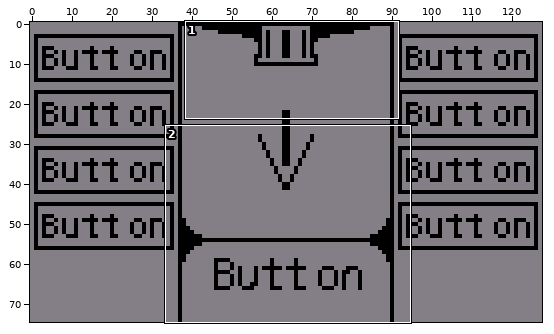
Pixel-art file, stored at Sprites/WindowLayout.aseprite. Above, an overview of the earlier version with the close-up marked.
Close-up. Before:
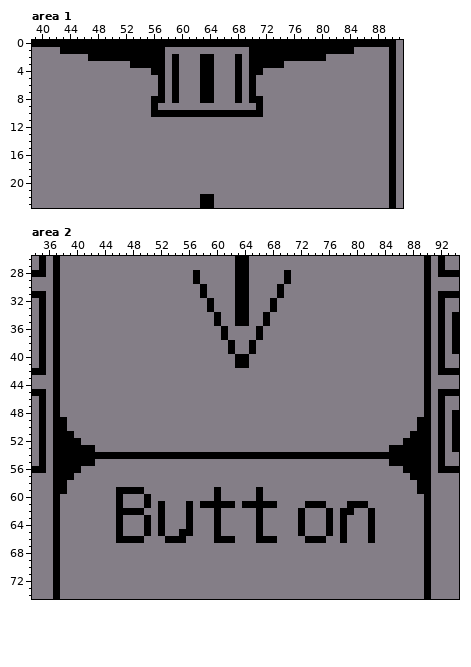
128x75 pixels, 1 frame. Shown: area 1: x 39..91, y 0..23; area 2: x 34..94, y 26..74.
The result:
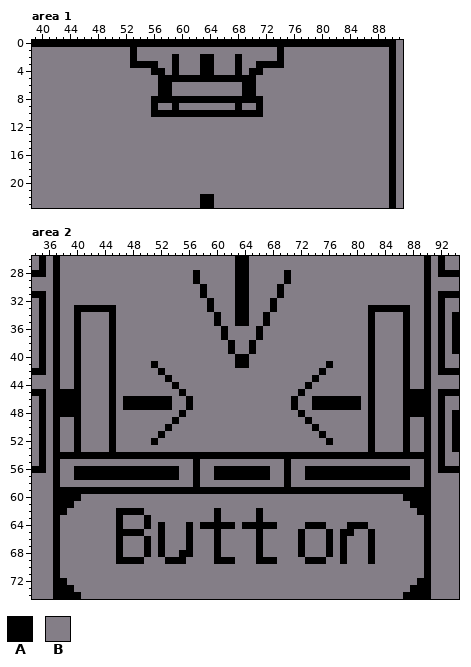
Palette (. is transparent): A #000000  B #847e87
Difference:
Changed rows in their new state; - is an unchanged pixel.
Area 1:
first column x 43:
 1 BBBBBBBBBB-BBBB------------BBBB-BBBBBBBBBB
 2 ----BBBBBB-BBBB------------BBBB-BBBBBB----
 3 --------------B------------B--------------
 5 ---------------A-AAA--AAA-A---------------
 6 ---------------AB---BB---BA---------------
 7 ---------------AB---BB---BA---------------
 8 ---------------A-AAA--AAA-A---------------
 9 ----------------A--------A----------------
Area 2:
first column x 38:
33 --AAAAAA------------------------------------AAAAAA--
34 --A----A------------------------------------A----A--
35 --A----A------------------------------------A----A--
36 --A----A------------------------------------A----A--
37 --A----A------------------------------------A----A--
38 --A----A------------------------------------A----A--
39 --A----A------------------------------------A----A--
40 --A----A------------------------------------A----A--
41 --A----A-----A------------------------A-----A----A--
42 --A----A------A----------------------A------A----A--
43 --A----A-------A--------------------A-------A----A--
44 --A----A--------A------------------A--------A----A--
45 AAA----A---------A----------------A---------A----AAA
46 AAA----A-AAAAAAA--A--------------A--AAAAAAA-A----AAA
47 AAA----A-AAAAAAA--A--------------A--AAAAAAA-A----AAA
48 AAA----A---------A----------------A---------A----AAA
49 B-A----A--------A------------------A--------A----A-B
50 B-A----A-------A--------------------A-------A----A-B
51 BBA----A------A----------------------A------A----ABB
52 BB-----A-----A------------------------A-----A-----BB
53 BB-BB--A------------------------------------A--BB-BB
55 BBBBB--------------A------------A--------------BBBBB
56 BB-AAAAAAAAAAAAAA--A--AAAAAAAA--A--AAAAAAAAAAAAAA-BB
57 BBAAAAAAAAAAAAAAA--A--AAAAAAAA--A--AAAAAAAAAAAAAAABB
58 B------------------A------------A------------------B
59 -AAAAAAA----AAAAAAAAAA-AAAAA-AAAAAAAAAAAAAAAAAAAAAA-
60 AAA-----B---B---------B-----B--------------------AAA
61 AA------B---B-B---B-BBBBB-BBBBB----BBB---BBB------AA
62 A-------------B---B---------------B---B-BB--B------A
63 --------------B---B---------------B---B-B---B-------
64 --------------------AA-AA-AA-AA---BAAAB-BAAAB-------
65 ---------AAAB----B-----------------------A----------
66 ---------BBBA-ABBBA----BB----BB---ABBBA-------------
67 --------A---A-A---A---A-----A-----A---A-A---A-------
68 --------A---A-A--AA---A-----A-----A---A-A---A-------
69 --------AAAA---AAA----AAA---AAA----AAA--A---A-------
72 A--------------------------------------------------A
73 AA------------------------------------------------AA
74 AAA----------------------------------------------AAA
Pixel boxes of the changes (left, top, right, bottom) in both close-ups:
changed: (60, 47, 354, 110)
changed: (60, 305, 424, 564)
changed: (60, 578, 81, 599)
changed: (403, 578, 424, 599)
